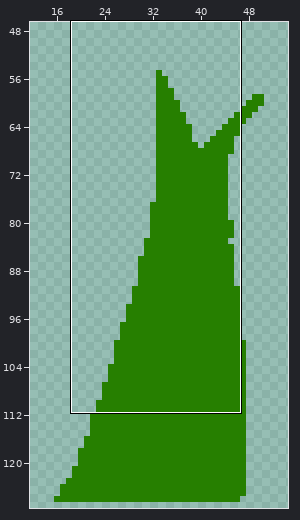
Two states of a sprite sheet, 1_Game/Assets/GameAssets/2DAssets/Raw/Textures/2d_seagrass06.png. The picture above shows the old version from afar; the outline marks the close-up.
Close-up. Old version:
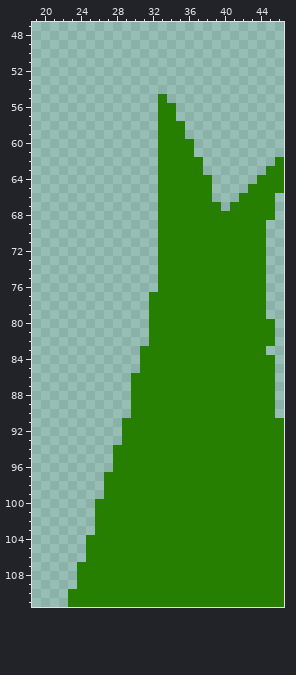
The file is 64x128 pixels. Shown: x 19..46, y 47..111. The wide view leaves out empty margins.
After the commit:
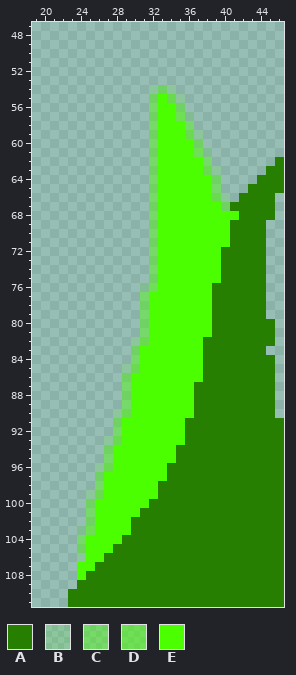
Palette (. is transparent): A #267f00  B #4cff0020  C #4cff006a  D #4cff0085  E #4cff00
What changed:
Colour B now appears in row 54 at x 32 and 34; in row 55 at x 35; in row 57 at x 36; in row 59 at x 37; in row 61 at x 38; in row 63 at x 39.
Colour B now appears in row 66 at x 40; in row 76 at x 31; in row 82 at x 30; in row 85 at x 29; in row 90 at x 28; in row 93 at x 27.
Colour B now appears in row 96 at x 26; in row 99 at x 25; in row 103 at x 24; in row 106 at x 24.
Colour C now appears in row 54 at x 33; in row 55 at x 32; in row 56 at x 32 and 35; in row 57 at x 32; in row 58 at x 32 and 36; in row 59 at x 32.
Colour C now appears in row 60 at x 32 and 37; in row 61 at x 32; in row 62 at x 32 and 38; in row 63 at x 32; in rows 64 to 65 at x 32 and 39; in row 66 at x 32.
Colour C now appears in row 67 at x 32 and 40; in rows 68 to 75 at x 32; in rows 77 to 81 at x 31; in rows 83 to 84 at x 30; in rows 86 to 89 at x 29; in rows 91 to 92 at x 28.
Colour C now appears in rows 94 to 95 at x 27; in rows 97 to 98 at x 26; in rows 100 to 102 at x 25; in rows 104 to 105 at x 24.
Colour D now appears in row 55 at x 34; in row 57 at x 35; in row 59 at x 36; in row 61 at x 37; in row 63 at x 38; in row 66 at x 39.
Colour D now appears in row 76 at x 32; in row 82 at x 31; in row 85 at x 30; in row 90 at x 29; in row 93 at x 28; in row 96 at x 27.
Colour D now appears in row 99 at x 26; in row 103 at x 25.
The author changed colour A to colour E in row 55 at x 33; in rows 56 to 57 at x 33 to 34; in rows 58 to 59 at x 33 to 35; in rows 60 to 61 at x 33 to 36; in rows 62 to 63 at x 33 to 37; in rows 64 to 66 at x 33 to 38.
The author changed colour A to colour E in row 67 at x 33 to 39; in row 68 at x 33 to 41; in rows 69 to 71 at x 33 to 40; in rows 72 to 75 at x 33 to 39; in row 76 at x 33 to 38; in rows 77 to 81 at x 32 to 38.
The author changed colour A to colour E in row 82 at x 32 to 37; in rows 83 to 85 at x 31 to 37; in row 86 at x 30 to 37; in rows 87 to 90 at x 30 to 36; in rows 91 to 93 at x 29 to 35; in rows 94 to 95 at x 28 to 34.
The author changed colour A to colour E in row 96 at x 28 to 33; in row 97 at x 27 to 33; in rows 98 to 99 at x 27 to 32; in row 100 at x 26 to 31; in row 101 at x 26 to 30; in rows 102 to 103 at x 26 to 29.
The author changed colour A to colour E in row 104 at x 25 to 28; in row 105 at x 25 to 27; in row 106 at x 25 to 26; in row 107 at x 24 to 25; in row 108 at x 24.
Changed places in both close-ups, as pixel boxes (x1, y1, x2, y2):
changed: (77, 85, 239, 580)
